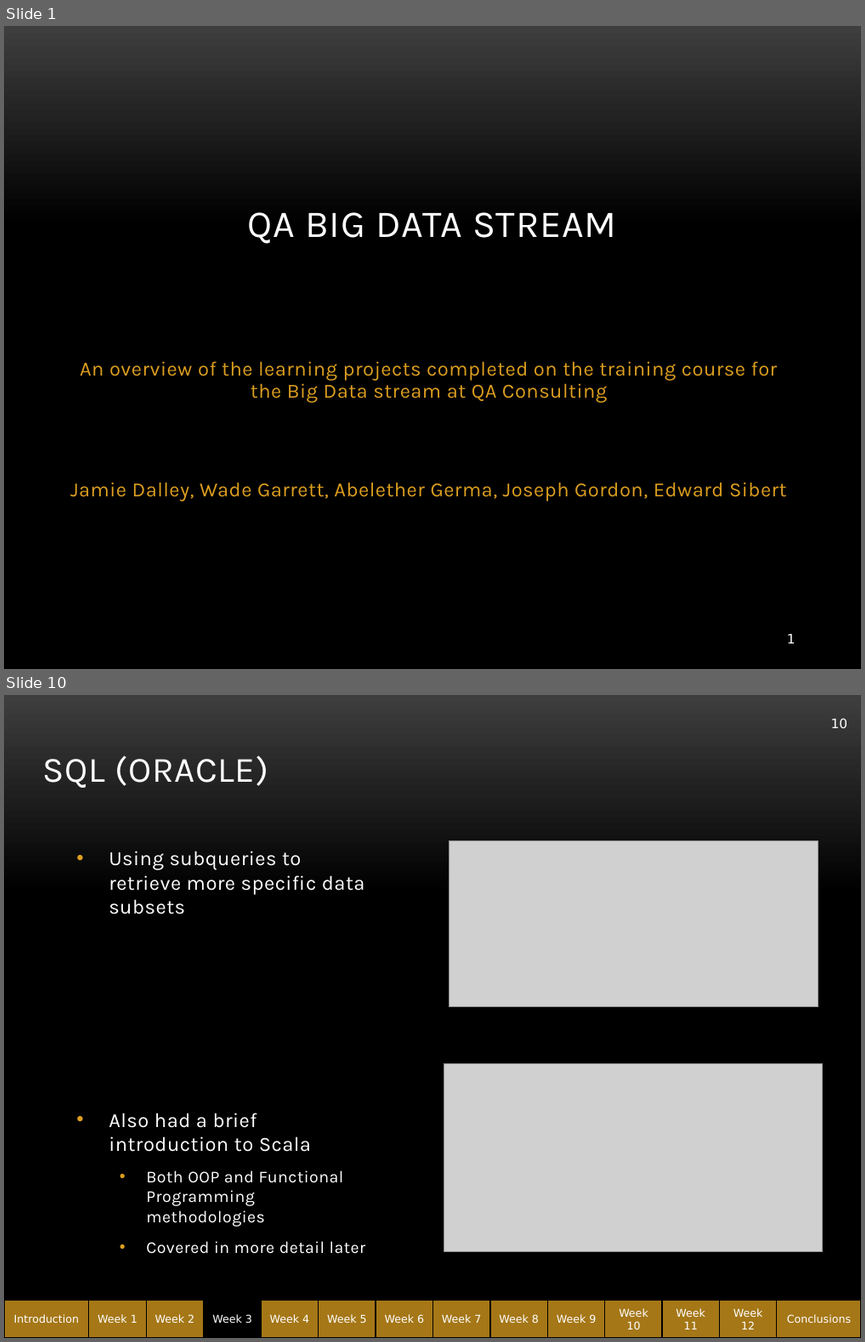
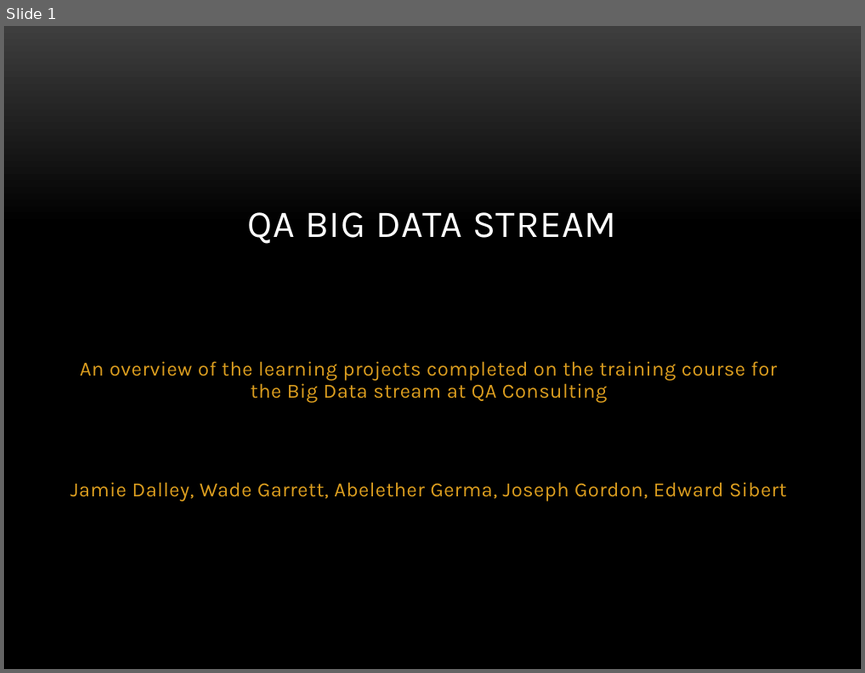
Before and after one commit to abe1ge/teletubbiesQAC, a slide deck: FinalPresentation.pptx. Shown one above the other, each under a label of ours: slides 1 and 10 before the commit, slide 1 after it; the slides between them are not shown. The pictures are 865x1342 and 865x673 pixels, drawn with LibreOffice and Linux fonts; fonts in the diff are those of the drawing; grey boxes stand for pictures; background and template pictures are left out. Boxes give left, top, right and bottom in pixels: in the first picture for what was removed or moved away, otherwise in the second. Text is boxed around its words. In the diff, an @@ line names an element or a change of style, - is before the commit and + after.

```diff
--- a/FinalPresentation.pptx
+++ b/FinalPresentation.pptx
@@ slide 10 removed at (4,695,861,1338), background picture (left out) @@
@@ page number removed at (831,718,848,728) @@
-10
@@ title removed at (43,755,268,788) @@
-SQL (ORACLE)
@@ picture removed at (449,840,818,1007) @@
@@ text removed at (109,851,366,1253) @@
-• Using subqueries to retrieve more specific data subsets
-• Also had a brief introduction to Scala
-  • Both OOP and Functional Programming methodologies
-  • Covered in more detail later
@@ picture removed at (444,1063,823,1251) @@
@@ rectangle removed at (4,1300,861,1338) @@
@@ group removed at (4,1300,861,1338): 14 rectangles @@
-Introduction
-Week 3
-Week 2
-Week 4
-Week 1
-Week 5
-Week 6
-Week 7
-Week 8
-Week 9
-Week 10
-Week 11
-Week 12
-Conclusions
@@ slide 1 changed as well @@
@@ page number removed at (787,633,795,643) @@
-1
```
Also in this commit, not shown: 47 other slides changed, 2 slides added.
